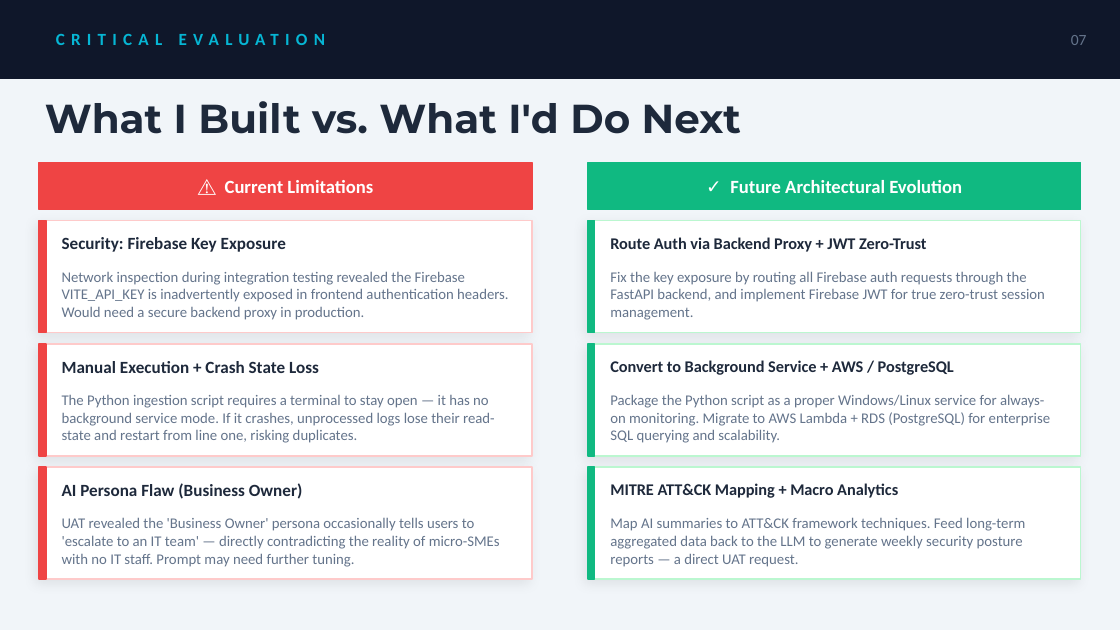
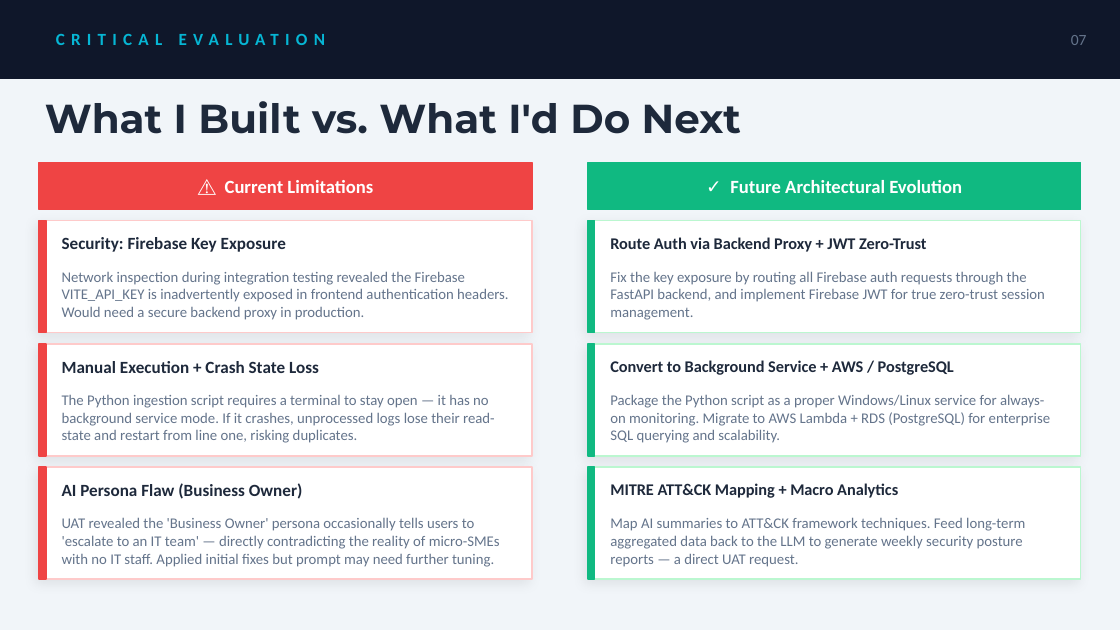
Before and after one commit to Mattrfish/Matt-Fish-COMP3000-Computing-Project, a slide deck: slide 7 of Documentation/SIRA_Viva.pptx. Drawn at 1120x630 pixels with LibreOffice and Linux fonts; fonts in the diff are those of the drawing. Boxes give left, top, right and bottom in pixels: in the first picture for what was removed or moved away, otherwise in the second. Text is boxed around its words. In the diff, an @@ line names an element or a change of style, - is before the commit and + after.

```diff
--- a/Documentation/SIRA_Viva.pptx
+++ b/Documentation/SIRA_Viva.pptx
@@ text at [62,518,500,567]: text changed @@
-UAT revealed the 'Business Owner' persona occasionally tells users to 'escalate to an IT team' — directly contradicting the reality of micro-SMEs with no IT staff. Prompt may need further tuning.
+UAT revealed the 'Business Owner' persona occasionally tells users to 'escalate to an IT team' — directly contradicting the reality of micro-SMEs with no IT staff. Applied initial fixes but prompt may need further tuning.
```
Also in this commit, not shown: 3 other slides changed, 6 other files.
